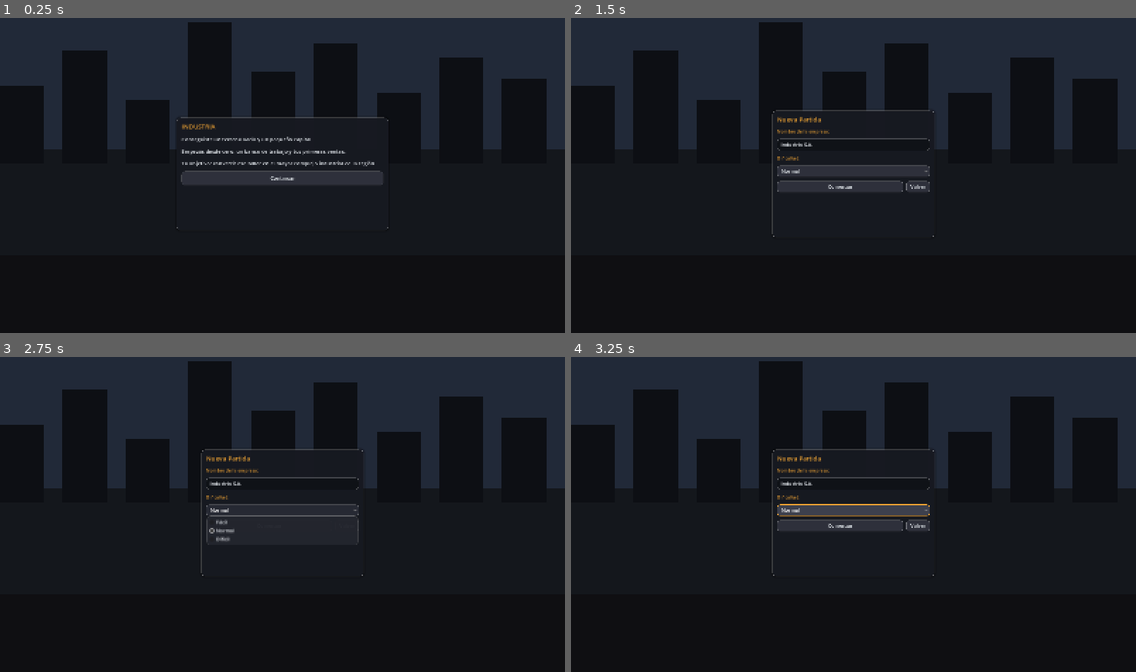
Above: before the commit, frames 1-4 (two rows, left to right).
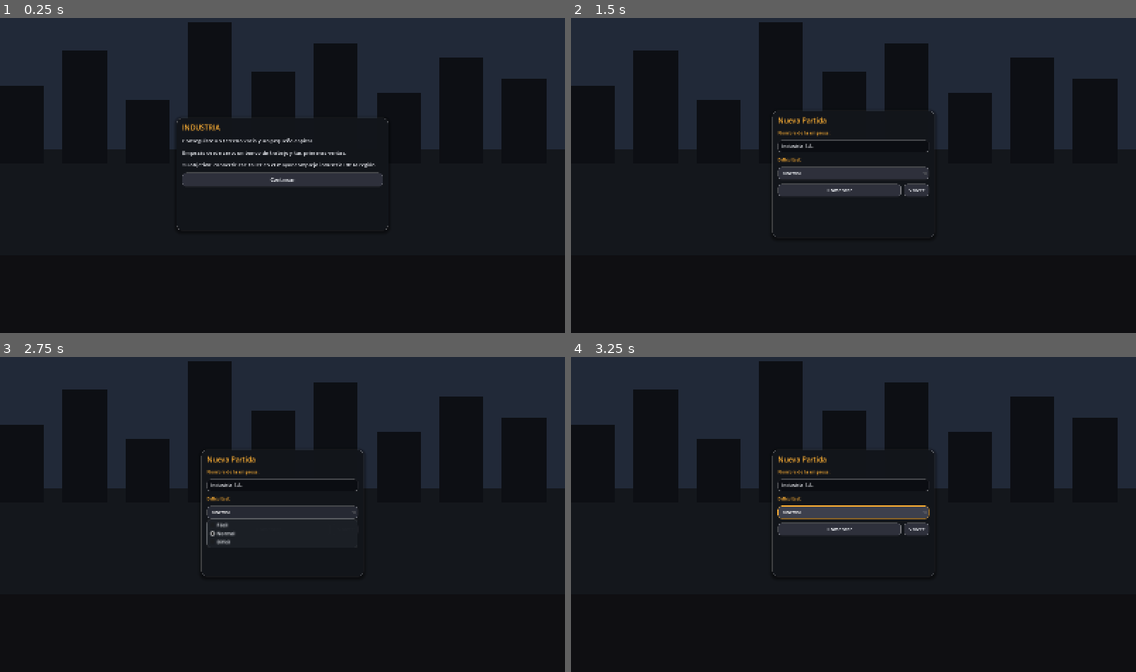
Above: after the commit, the same moments.

Repository: luckyvalentinaguirre-bot/Industria
Game: Godot game, scene res://scenes/menus/main_menu.tscn
Same seed, same stepped clock (60 frames per second), same inputs: the game is played once before the commit and once after it.
Inputs:
- Up to frame 1 (0.25 s): no input
- Up to frame 2 (1.5 s): click "Continuar" at 0.5 s; click "＋ Nueva Partida" at 1.25 s
- Up to frame 3 (2.75 s): click "Normal" at 2 s
- Up to frame 4 (3.25 s): click "Normal" at 2.75 s

The runs differ from the first frame. In frame 1, 1.4% of the frame differs, in the area x 31-69%, y 31-68%; in frame 2, 1.7%; in frame 3, 1.5%; in frame 4, 2.0%, in the area x 35-65%, y 29-70%.

Commit message:
Pasada de estética: paleta, sistema de paneles y atmósfera 3D
Rediseño visual centralizado (aplicado a todo por herencia de tema/entorno):

UI / HUD:
- Paleta "industrial nocturno" más cuidada: base azul-carbón profunda, un
  acento ámbar dorado como identidad, verde para dinero, azul frío para
  información, y texto casi blanco de alto contraste.
- Paneles tipo tarjeta: esquinas más redondeadas, borde superior iluminado y
  sombra difusa que los separa del fondo 3D.
- Botones más generosos (radio/padding), títulos más grandes y nuevo
  encabezado con barra de acento (UITheme.header) para jerarquía clara.
- Elementos hundidos (barras, campos) con un tono base común (BG_DEEP).

Escenario 3D:
- Cielo con más profundidad (azul intenso arriba, bruma cálida en horizonte)
  y niebla atmosférica con perspectiva aérea que funde el horizonte/ciudad.
- Bloom más presente pero controlado (softlight) para que brillen ventanas,
  luces y metal; grading con algo más de contraste y saturación (ACES).

Verificado en headless: importa, ambas escenas cargan sin errores de
propiedades y el smoke test queda en verde. La estética en sí NO es
verificable sin pantalla; necesita tu revisión visual en Godot.

Co-Authored-By: Claude Opus 4.8 <noreply@anthropic.com>
Claude-Session: https://claude.ai/code/session_01ETPkQhicRLbwGdXtkPoigV

Diff:
--- a/scripts/ui/ui_theme.gd
+++ b/scripts/ui/ui_theme.gd
@@ -6,30 +6,39 @@
 ## borde, botones con hover/pressed, chips del HUD) para que todo comparta la
 ## misma identidad. Mantiene las firmas usadas por los paneles existentes.
 
-const BG := Color(0.09, 0.10, 0.13, 0.96)
-const BG_SOFT := Color(0.14, 0.15, 0.18, 0.97)
-const CHIP := Color(0.13, 0.14, 0.17, 0.9)
-const ACCENT := Color(0.92, 0.63, 0.20)      # ámbar industrial
-const ACCENT2 := Color(0.40, 0.82, 0.48)     # verde (dinero/éxito)
-const TEXT := Color(0.90, 0.92, 0.94)
-const MUTED := Color(0.62, 0.65, 0.70)
-const WARN := Color(0.95, 0.75, 0.25)
-const DANGER := Color(0.92, 0.38, 0.34)
-const BORDER := Color(1, 1, 1, 0.08)
+## Paleta "industrial nocturno": base azul-carbón profunda, un único acento ámbar
+## dorado como identidad, verde para dinero/éxito y azul frío para información.
+## Alto contraste de texto para legibilidad; bordes y sombras sutiles = look premium.
+const BG := Color(0.072, 0.082, 0.105, 0.985)   # panel base (azul carbón)
+const BG_SOFT := Color(0.105, 0.120, 0.150, 0.985)
+const BG_DEEP := Color(0.045, 0.052, 0.070, 1.0) # hundidos (barras, campos)
+const CHIP := Color(0.115, 0.130, 0.165, 0.94)
+const ACCENT := Color(0.98, 0.68, 0.20)         # ámbar dorado (identidad)
+const ACCENT2 := Color(0.36, 0.84, 0.56)        # verde (dinero/éxito)
+const INFO := Color(0.44, 0.72, 1.0)            # azul frío (información)
+const TEXT := Color(0.95, 0.96, 0.98)           # casi blanco, buen contraste
+const MUTED := Color(0.60, 0.65, 0.73)
+const WARN := Color(0.98, 0.78, 0.32)
+const DANGER := Color(0.96, 0.44, 0.40)
+const BORDER := Color(1, 1, 1, 0.09)
 
 # --- Paneles ----------------------------------------------------------------
 static func panel_style(bg: Color = BG) -> StyleBoxFlat:
 	var s := StyleBoxFlat.new()
 	s.bg_color = bg
-	s.set_corner_radius_all(10)
-	s.content_margin_left = 14
-	s.content_margin_right = 14
-	s.content_margin_top = 12
-	s.content_margin_bottom = 12
+	s.set_corner_radius_all(14)
+	s.content_margin_left = 16
+	s.content_margin_right = 16
+	s.content_margin_top = 14
+	s.content_margin_bottom = 14
+	# Borde superior levemente iluminado (sensación de tarjeta con relieve).
 	s.border_color = BORDER
 	s.set_border_width_all(1)
-	s.shadow_color = Color(0, 0, 0, 0.35)
-	s.shadow_size = 6
+	s.border_width_top = 2
+	# Sombra difusa hacia abajo para separar del fondo 3D.
+	s.shadow_color = Color(0, 0, 0, 0.45)
+	s.shadow_size = 10
+	s.shadow_offset = Vector2(0, 4)
 	return s
 
 static func make_panel(bg: Color = BG) -> PanelContainer:
@@ -46,21 +55,37 @@
 	return l
 
 static func make_title(text: String) -> Label:
-	var l := make_label(text, 18, ACCENT)
-	l.add_theme_font_size_override("font_size", 18)
+	var l := make_label(text, 20, ACCENT)
+	l.add_theme_font_size_override("font_size", 20)
 	return l
 
+## Encabezado de panel con barra de acento a la izquierda (jerarquía visual clara).
+static func header(text: String, color: Color = ACCENT) -> HBoxContainer:
+	var h := HBoxContainer.new()
+	h.add_theme_constant_override("separation", 8)
+	var bar := PanelContainer.new()
+	bar.custom_minimum_size = Vector2(4, 20)
+	var bs := StyleBoxFlat.new()
+	bs.bg_color = color
+	bs.set_corner_radius_all(2)
+	bar.add_theme_stylebox_override("panel", bs)
+	h.add_child(bar)
+	var l := make_label(text, 18, color)
+	l.vertical_alignment = VERTICAL_ALIGNMENT_CENTER
+	h.add_child(l)
+	return h
+
 # --- Botones ----------------------------------------------------------------
-static func _btn_box(bg: Color, border: Color, radius: int = 7) -> StyleBoxFlat:
+static func _btn_box(bg: Color, border: Color, radius: int = 9) -> StyleBoxFlat:
 	var s := StyleBoxFlat.new()
 	s.bg_color = bg
 	s.set_corner_radius_all(radius)
 	s.set_border_width_all(1)
 	s.border_color = border
-	s.content_margin_left = 12
-	s.content_margin_right = 12
-	s.content_margin_top = 6
-	s.content_margin_bottom = 6
+	s.content_margin_left = 14
+	s.content_margin_right = 14
+	s.content_margin_top = 8
+	s.content_margin_bottom = 8
 	return s
 
 static func _style_button(b: Button, primary: bool) -> void:
@@ -156,7 +181,7 @@
 	t.set_color("font_color", "Label", TEXT)
 
 	# Barra de progreso: fondo hundido + relleno ámbar redondeado.
-	var pbbg := _flat(Color(0.06, 0.07, 0.09), 6, BORDER, 1)
+	var pbbg := _flat(BG_DEEP, 6, BORDER, 1)
 	var pbfill := _flat(ACCENT, 6, Color(0, 0, 0, 0), 0)
 	t.set_stylebox("background", "ProgressBar", pbbg)
 	t.set_stylebox("fill", "ProgressBar", pbfill)
@@ -164,11 +189,11 @@
 	t.set_font_size("font_size", "ProgressBar", 11)
 
 	# Campo de texto.
-	var le := _flat(Color(0.06, 0.07, 0.09), 7, BORDER, 1)
+	var le := _flat(BG_DEEP, 7, BORDER, 1)
 	le.content_margin_left = 10; le.content_margin_right = 10
 	le.content_margin_top = 6; le.content_margin_bottom = 6
 	t.set_stylebox("normal", "LineEdit", le)
-	var lef := _flat(Color(0.06, 0.07, 0.09), 7, ACCENT, 1)
+	var lef := _flat(BG_DEEP, 7, ACCENT, 1)
 	lef.content_margin_left = 10; lef.content_margin_right = 10
 	lef.content_margin_top = 6; lef.content_margin_bottom = 6
 	t.set_stylebox("focus", "LineEdit", lef)
@@ -200,7 +225,7 @@
 		t.set_stylebox("grabber_pressed", sb, grab_hi)
 
 	# Tooltips coherentes con el resto.
-	var tip := _flat(Color(0.06, 0.07, 0.09, 0.98), 8, BORDER, 1)
+	var tip := _flat(Color(BG_DEEP, 0.98), 8, BORDER, 1)
 	tip.content_margin_left = 10; tip.content_margin_right = 10
 	tip.content_margin_top = 6; tip.content_margin_bottom = 6
 	t.set_stylebox("panel", "TooltipPanel", tip)
--- a/scripts/world/world_manager.gd
+++ b/scripts/world/world_manager.gd
@@ -218,11 +218,15 @@
 
 	var sky := Sky.new()
 	var sky_mat := ProceduralSkyMaterial.new()
-	sky_mat.sky_top_color = Color(0.28, 0.42, 0.62)
-	sky_mat.sky_horizon_color = Color(0.62, 0.68, 0.74)
-	sky_mat.ground_bottom_color = Color(0.16, 0.17, 0.19)
-	sky_mat.ground_horizon_color = Color(0.5, 0.52, 0.55)
-	sky_mat.sun_angle_max = 30.0
+	# Cielo con más profundidad: azul intenso arriba, bruma cálida en el horizonte
+	# (armoniza con el acento ámbar de la identidad). El sol tiñe su halo.
+	sky_mat.sky_top_color = Color(0.20, 0.34, 0.58)
+	sky_mat.sky_horizon_color = Color(0.70, 0.72, 0.70)
+	sky_mat.sky_curve = 0.12
+	sky_mat.ground_bottom_color = Color(0.14, 0.15, 0.17)
+	sky_mat.ground_horizon_color = Color(0.52, 0.53, 0.55)
+	sky_mat.sun_angle_max = 24.0
+	sky_mat.sun_curve = 0.08
 	sky.sky_material = sky_mat
 	env.sky = sky
 	_sky_mat = sky_mat
@@ -231,29 +235,35 @@
 	env.ambient_light_source = Environment.AMBIENT_SOURCE_SKY
 	env.ambient_light_energy = 1.0
 
-	# Niebla sutil para dar profundidad industrial.
+	# Niebla atmosférica: da profundidad y funde el horizonte con la ciudad.
 	env.fog_enabled = true
-	env.fog_light_color = Color(0.55, 0.58, 0.62)
-	env.fog_density = 0.004
-	env.fog_sky_affect = 0.2
+	env.fog_light_color = Color(0.56, 0.60, 0.66)
+	env.fog_light_energy = 1.0
+	env.fog_density = 0.006
+	env.fog_sky_affect = 0.35
+	env.fog_aerial_perspective = 0.4
 
 	# Realce visual optimizado para gama media.
 	env.ssao_enabled = true
 	env.ssao_radius = 2.0
-	env.ssao_intensity = 2.2
+	env.ssao_intensity = 2.4
 	env.ssao_detail = 1.0
 	env.ssil_enabled = true
-	env.ssil_intensity = 0.5
+	env.ssil_intensity = 0.55
+	# Bloom generoso pero controlado: hace brillar ventanas, luces y metal emisivo.
 	env.glow_enabled = true
-	env.glow_intensity = 0.5
-	env.glow_bloom = 0.08
-	env.glow_hdr_threshold = 1.0
+	env.glow_intensity = 0.7
+	env.glow_strength = 1.05
+	env.glow_bloom = 0.12
+	env.glow_blend_mode = Environment.GLOW_BLEND_MODE_SOFTLIGHT
+	env.glow_hdr_threshold = 0.95
 	env.tonemap_mode = Environment.TONE_MAPPER_ACES
-	env.tonemap_white = 6.0
+	env.tonemap_white = 8.0
+	env.tonemap_exposure = 1.05
 	env.adjustment_enabled = true
 	env.adjustment_brightness = 1.02
-	env.adjustment_contrast = 1.06
-	env.adjustment_saturation = 1.08
+	env.adjustment_contrast = 1.10
+	env.adjustment_saturation = 1.14
 
 	_environment.environment = env
 	_env = env
